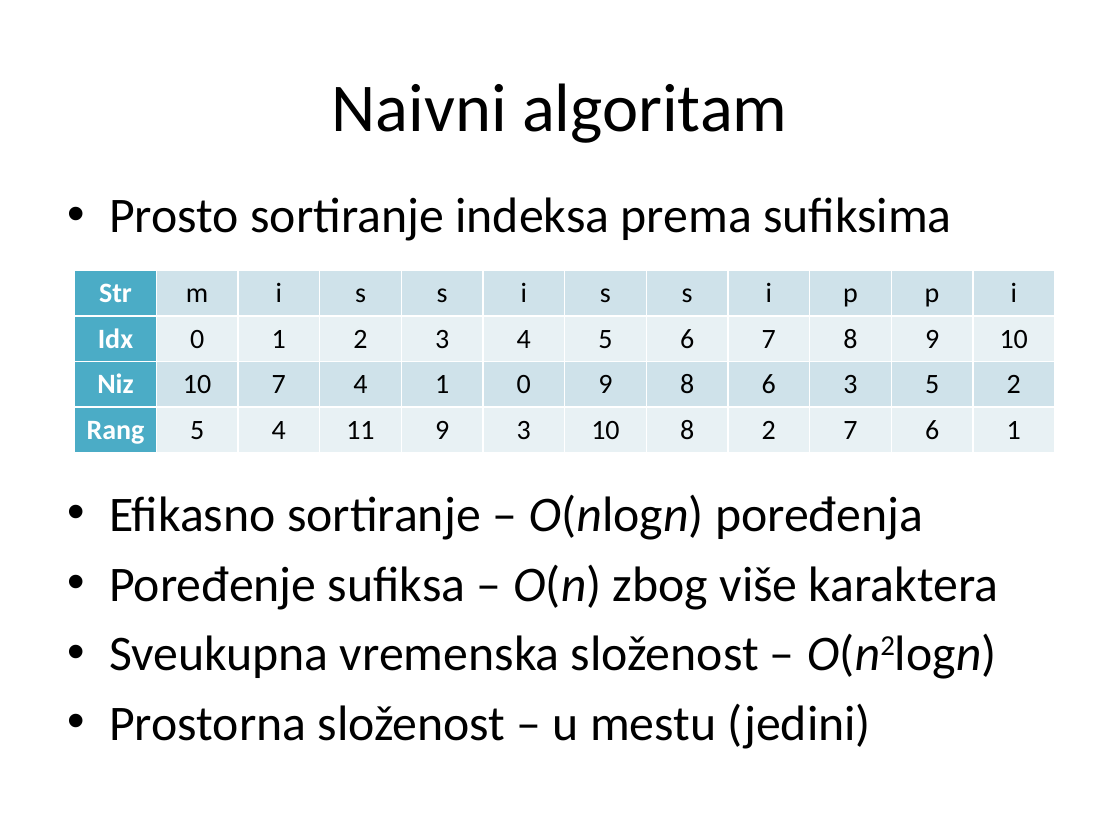
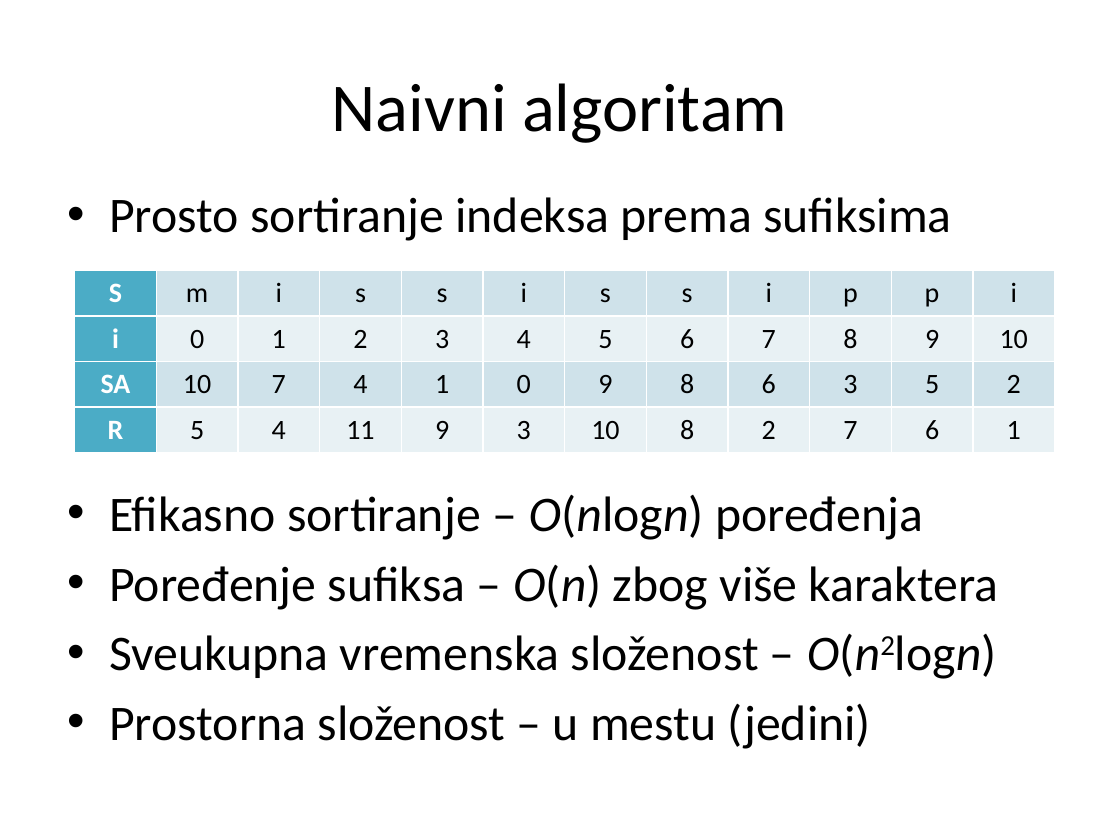
Before and after one commit to matfija/Sufiksni-niz, a slide deck: slide 10 of seminar/sufiksni.pptx. Drawn at 1120x840 pixels with LibreOffice and Linux fonts; fonts in the diff are those of the drawing. Boxes give left, top, right and bottom in pixels: in the first picture for what was removed or moved away, otherwise in the second. Text is boxed around its words. In the diff, an @@ line names an element or a change of style, - is before the commit and + after.

```diff
--- a/seminar/sufiksni.pptx
+++ b/seminar/sufiksni.pptx
@@ table at <box>75,271,1056,452</box> @@
-row 1, column 1: Str
+row 1, column 1: S
-row 2, column 1: Idx
+row 2, column 1: i
-row 3, column 1: Niz
+row 3, column 1: SA
-row 4, column 1: Rang
+row 4, column 1: R
```
Also in this commit, not shown: 5 other slides changed, 2 slides added, 2 other files.
